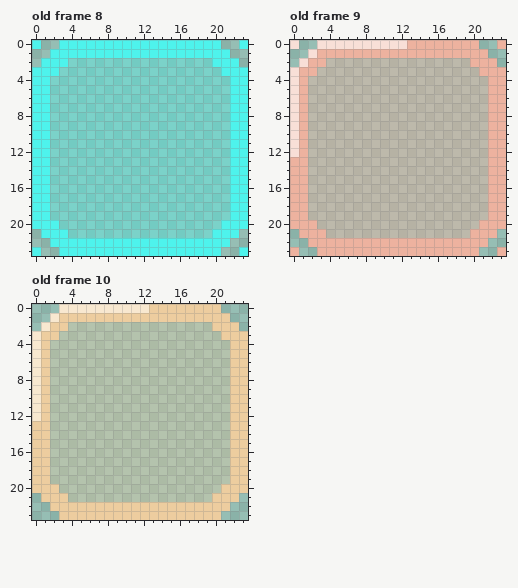
One commit to this pixel-art file: Assets/Resources/new aseprite/ui/ui_items/item_slots.aseprite. The picture above was drawn from the file before the commit.
24x24 pixels, 12 frames. Pixels under 10% opacity are left out. Shown: old frame 8, old frame 9, old frame 10. The commit also changed other frames, which this record leaves out.
Once edited:
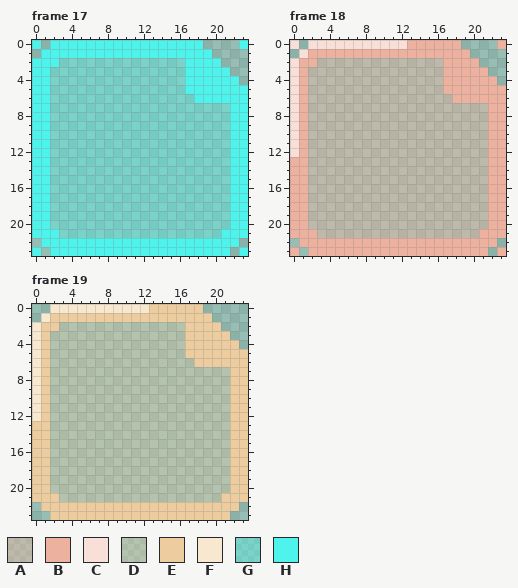
Palette (. is transparent): A #edb29f71  B #edb29f  C #f8dfd7  D #edcd9f58  E #edcd9f  F #f8e8d0  G #4ef3ec61  H #4ef3ec
A new or re-ordered frame is compared with the old frame closest to it.
Difference:
frames 12 -> 19
Changed rows in their new state; - is an unchanged pixel.
Frame 17 is new; against old frame 8, layer "Layer 1":
first column x 0:
 0 --H----------------..---
 1 -H------------------..--
 2 H--G-------------HHH-..-
 3 --G--------------HHHH-..
 4 -----------------HHHHH-.
 5 -----------------HHHHH--
 6 ------------------HHHH--
first column x 0:
20 --G------------------G--
21 H--G----------------G--H
22 -H--------------------H-
23 --H------------------H--
Frame 18 is new; against old frame 9, layer "Layer 1":
first column x 0:
 0 --C----------------..---
 1 -CB-----------------..--
 2 CB-A-------------BBB-..-
 3 --A--------------BBBB-..
 4 -----------------BBBBB-.
 5 -----------------BBBBB--
 6 ------------------BBBB--
first column x 0:
20 --A------------------A--
21 B--A----------------A--B
22 -B--------------------B-
23 --B------------------B--
Frame 19 is new; against old frame 10, layer "Layer 1":
first column x 0:
 0 --F----------------..---
 1 -FE-----------------..--
 2 FE-D-------------EEE-..-
 3 --D--------------EEEE-..
 4 -----------------EEEEE-.
 5 -----------------EEEEE--
 6 ------------------EEEE--
first column x 0:
20 --D------------------D--
21 E--D----------------D--E
22 -E--------------------E-
23 --E------------------E--
